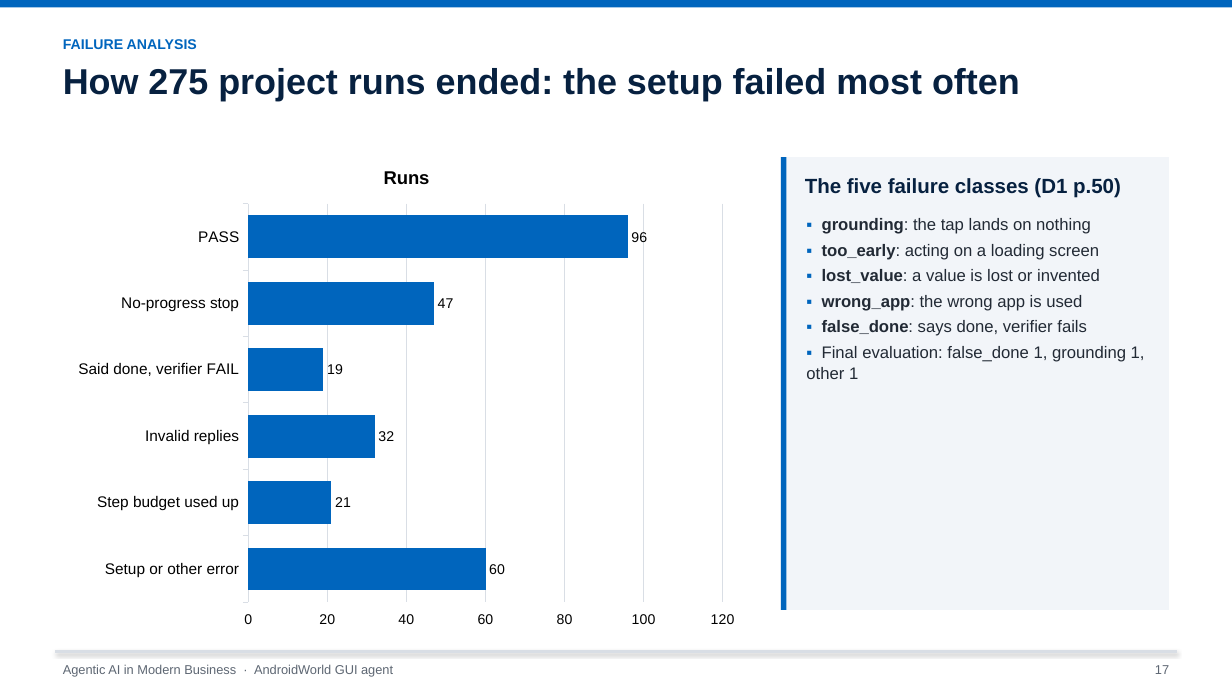
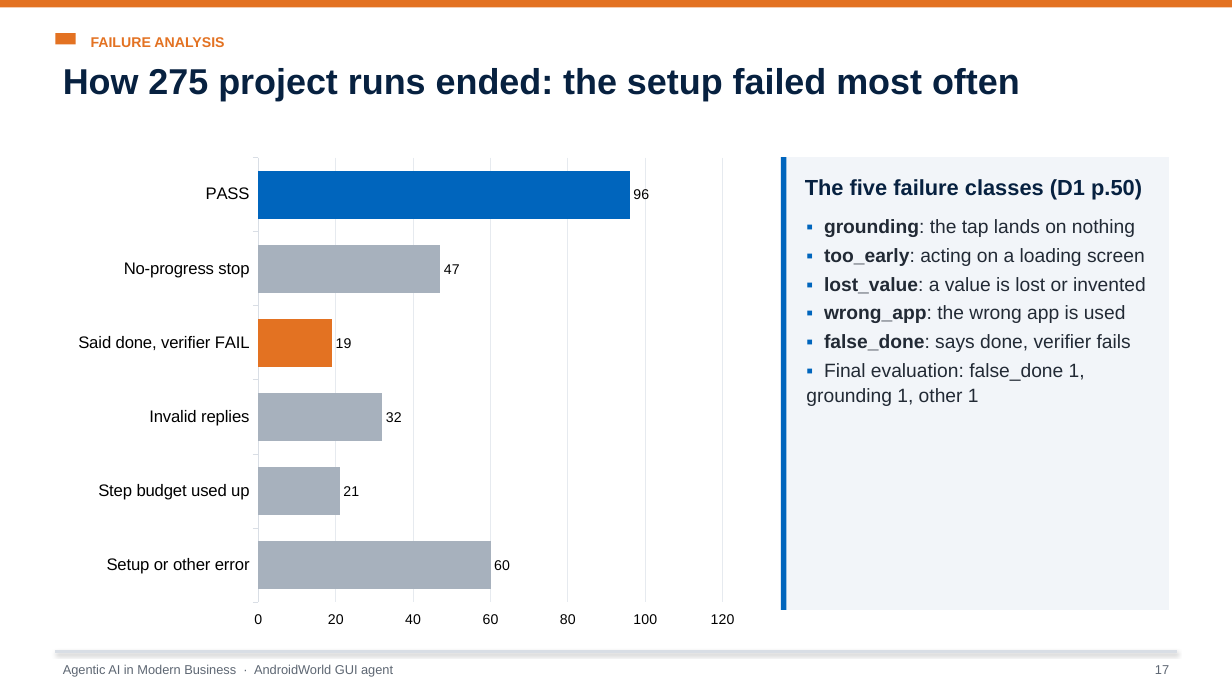
Before and after one commit to Chenschenschen/androidworld-gui-agent, a slide deck: slide 17 of presentation/AndroidWorld_GUI_Agent_Presentation.pptx. Drawn at 1232x693 pixels with LibreOffice and Linux fonts; fonts in the diff are those of the drawing. Boxes give left, top, right and bottom in pixels: in the first picture for what was removed or moved away, otherwise in the second. Text is boxed around its words. In the diff, an @@ line names an element or a change of style, - is before the commit and + after.

```diff
--- a/presentation/AndroidWorld_GUI_Agent_Presentation.pptx
+++ b/presentation/AndroidWorld_GUI_Agent_Presentation.pptx
@@ rectangle at (0,0,1232,7): fill #0065BD to #E37222 @@
@@ text "FAILURE ANALYSIS": place and size @@
-text "FAILURE ANALYSIS" at (63,39,197,49)
+text "FAILURE ANALYSIS" at (91,37,224,47)
@@ text "FAILURE ANALYSIS" at (91,37,224,47): text colour #0065BD to #E37222 @@
@@ rectangle added at (55,33,76,44), fill #E37222 @@
@@ bar chart at (65,148,749,638) @@
@@ title "Runs" removed @@
-Runs: 60, 21, 32, 19, 47, 96
+Series 1: 60, 21, 32, 19, 47, 96
@@ colours of single points changed @@
@@ category axis changed @@
@@ value axis changed @@
@@ text "The five failure classes (D1 ..." at (805,179,1142,200): size 16 to 17 pt @@
@@ text "▪ grounding: the tap lands ..." at (806,219,1146,406): size 13 to 15 pt @@
```
Also in this commit, not shown: 25 other slides changed, 2 other files.
